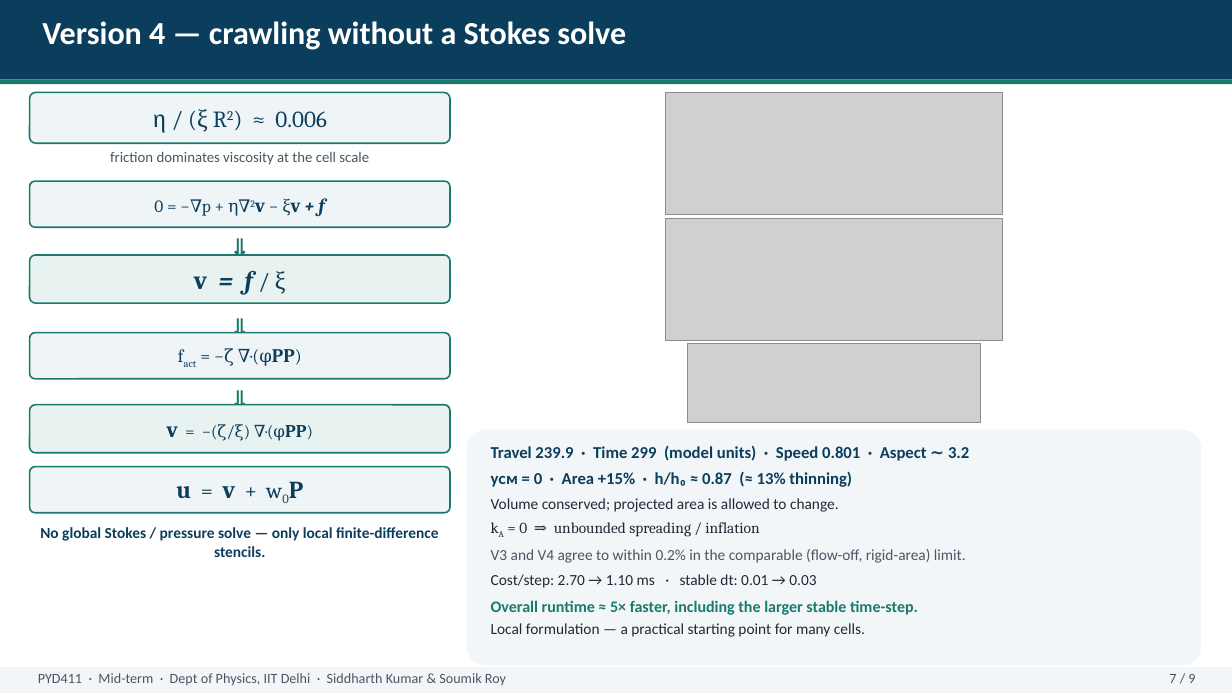
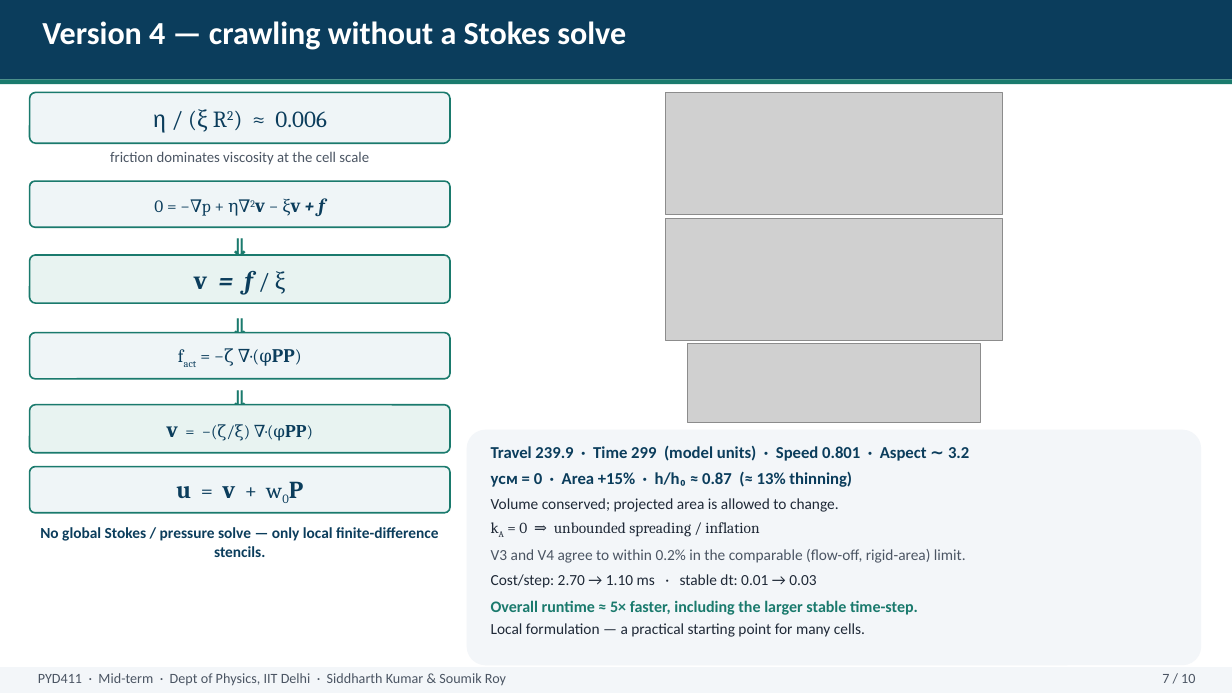
Before and after one commit to ariaydrouch/f, a slide deck: slide 7 of presentation/PYD411_midsem_presentation.pptx. Drawn at 1232x693 pixels with LibreOffice and Linux fonts; fonts in the diff are those of the drawing; grey boxes stand for pictures. Boxes give left, top, right and bottom in pixels: in the first picture for what was removed or moved away, otherwise in the second. Text is boxed around its words. In the diff, an @@ line names an element or a change of style, - is before the commit and + after.

```diff
--- a/presentation/PYD411_midsem_presentation.pptx
+++ b/presentation/PYD411_midsem_presentation.pptx
@@ text at (x1=1162, y1=674, x2=1195, y2=683): text changed @@
-7 / 9
+7 / 10
```
Also in this commit, not shown: 8 other slides changed, 1 slide added, 5 other files.
